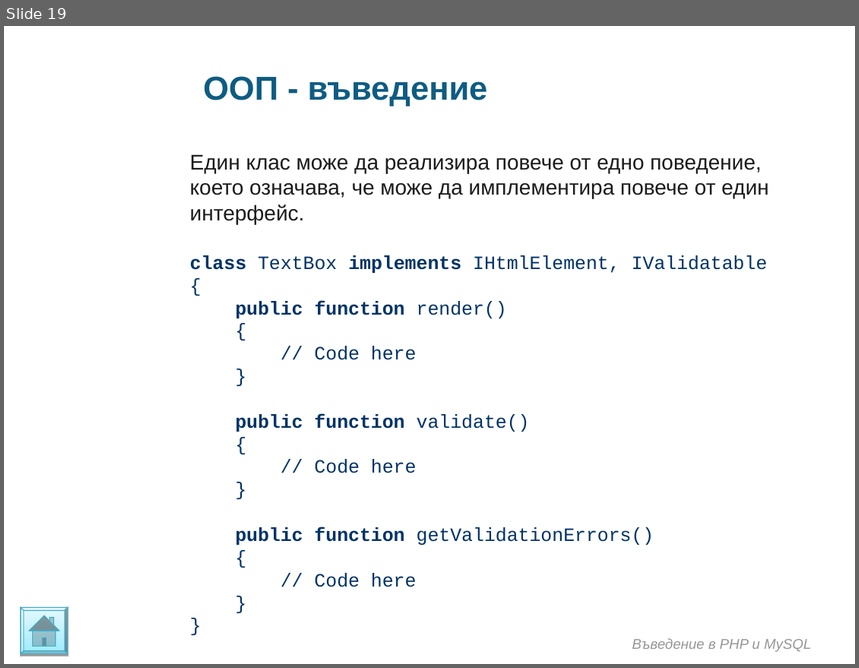
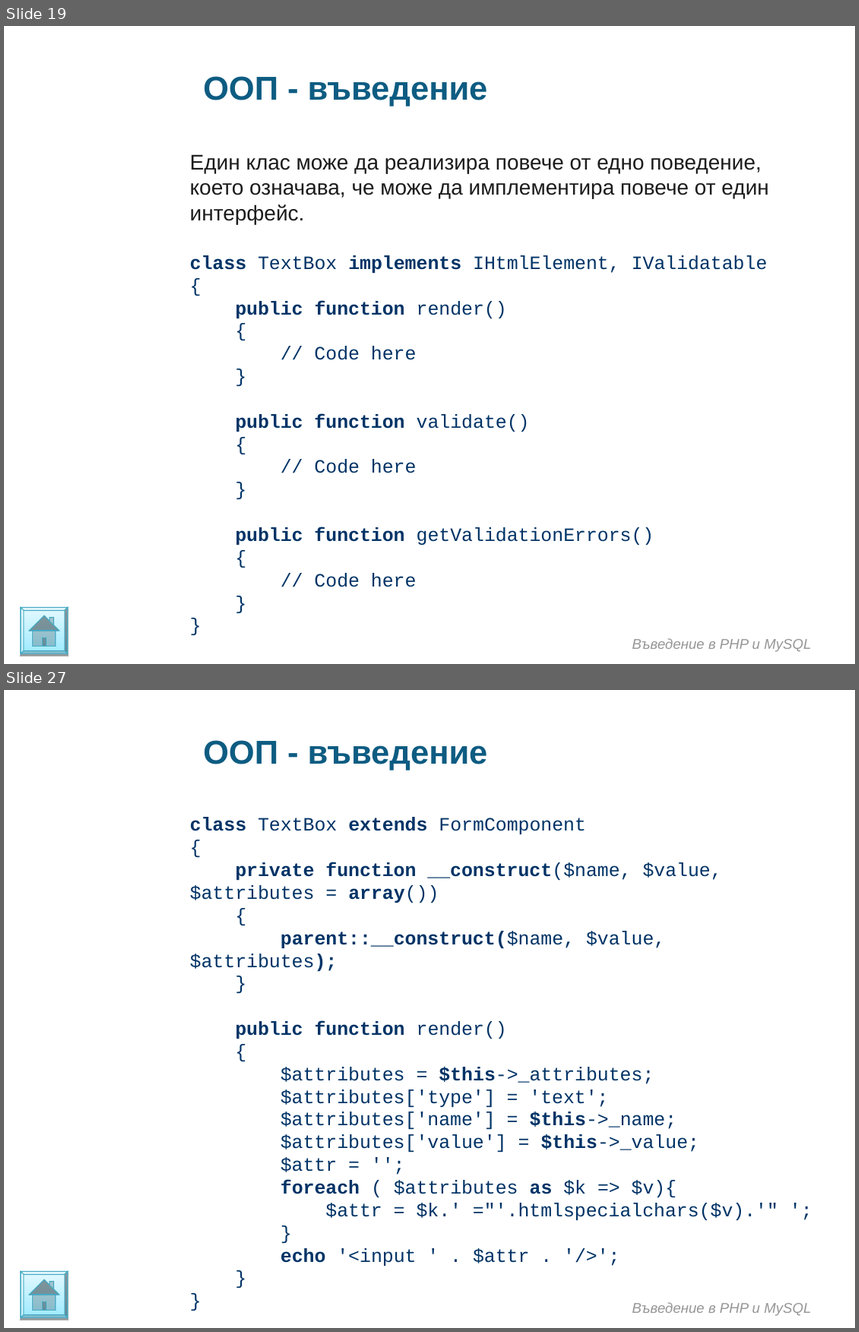
Before and after one commit to ivanstoynov/php-learning, a slide deck: Materials/PHP/Introduction in OOP.ppt. Shown one above the other, each under a label of ours: slide 19 before the commit, slides 19 and 27 after it; the slides between them are not shown. The pictures are 859x668 and 859x1332 pixels, drawn with LibreOffice and Linux fonts; fonts in the diff are those of the drawing; background and template pictures are left out. Boxes give left, top, right and bottom in pixels: in the first picture for what was removed or moved away, otherwise in the second. Text is boxed around its words. In the diff, an @@ line names an element or a change of style, - is before the commit and + after.

Commit message:
Superglobal arrays and forms

```diff
--- a/Materials/PHP/Introduction in OOP.ppt
+++ b/Materials/PHP/Introduction in OOP.ppt
@@ slide 27 added at [4, 690, 855, 1328], background picture (left out) @@
@@ text added at [203, 740, 488, 771], 28 pt, text #0E5C82, bold @@
+ООП - въведение
@@ text added at [190, 817, 778, 1266], 16 pt, text #003366 @@
+class TextBox extends FormComponent
+{
+private function __construct($name, $value, $attributes = array())
+{
+parent::__construct($name, $value, $attributes);
+}
+public function render()
+{
+$attributes = $this->_attributes;
+$attributes['type'] = 'text';
+$attributes['name'] = $this->_name;
+$attributes['value'] = $this->_value;
+$attr = '';
+foreach ( $attributes as $k => $v){
+$attr = $k.' ="'.htmlspecialchars($v).'" ';
+}
+echo '<input ' . $attr . '/>';
+}
+}
@@ freeform shape added at [21, 1272, 68, 1319], fill gradient #9EEAFF to #E4F9FF, outline #46AAC5 0.74 pt @@
@@ text added at [633, 1303, 811, 1316], 12 pt, text #969696, italic @@
+Въведение в PHP и MySQL
```
Also in this commit, not shown: 2 slides changed, 11 other slides added, 2 other files.
